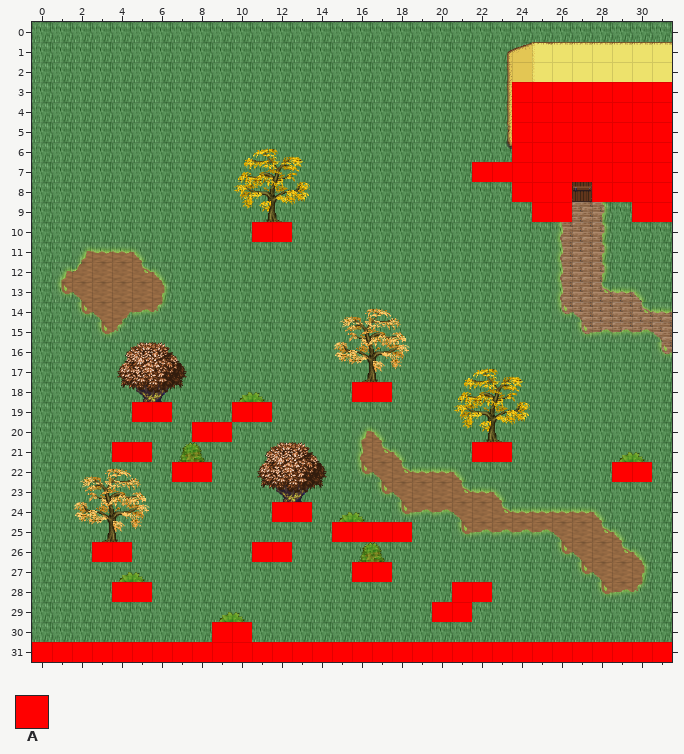
Level history. Tiled map: AndorsTrail/res/xml/level_0_deniran_river_se_x2_y0.tmx. The picture above is the old version.
Cells are 32x32 px. Shown: x 0..31, y 0..31.
Key: from "logic_collision": A 0.
_ is an empty cell.
Layers that did not change in this view are not listed.
Layer "Walkable" before, first column x 0:
 0 ________________________________
 1 ________________________________
 2 ________________________________
 3 ________________________AAAAAAAA
 4 ________________________AAAAAAAA
 5 ________________________AAAAAAAA
 6 ________________________AAAAAAAA
 7 ______________________AAAAAAAAAA
 8 ________________________AAA_AAAA
 9 _________________________AA___AA
10 ___________AA___________________
11 ________________________________
12 ________________________________
13 ________________________________
14 ________________________________
15 ________________________________
16 ________________________________
17 ________________________________
18 ________________AA______________
19 _____AA___AA____________________
20 ________AA______________________
21 ____AA________________AA________
22 _______AA____________________AA_
23 ________________________________
24 ____________AA__________________
25 _______________AAAA_____________
26 ___AA______AA___________________
27 ________________AA______________
28 ____AA_______________AA_________
29 ____________________AA__________
30 _________AA_____________________
31 AAAAAAAAAAAAAAAAAAAAAAAAAAAAAAAA
Now the later version:
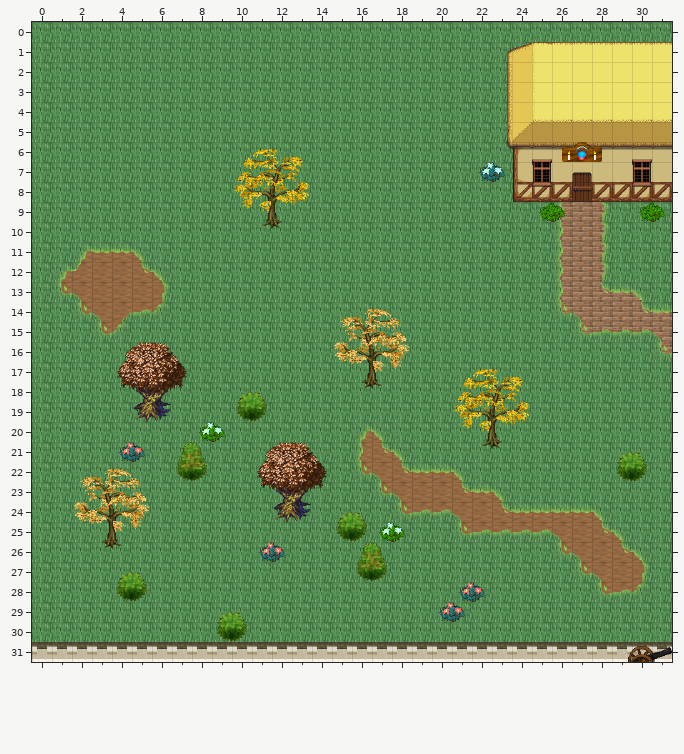
The edit:
{"where": "layer \"Walkable\" (now hidden)"}
{"y":3,"x":24,"old":"AAAAAAAA","new":"________"}
{"y":4,"x":24,"old":"AAAAAAAA","new":"________"}
{"y":5,"x":24,"old":"AAAAAAAA","new":"________"}
{"y":6,"x":24,"old":"AAAAAAAA","new":"________"}
{"y":7,"x":22,"old":"AAAAAAAAAA","new":"__________"}
{"y":8,"x":24,"old":"AAA","new":"___"}
{"y":8,"x":28,"old":"AAAA","new":"____"}
{"y":9,"x":25,"old":"AA","new":"__"}
{"y":9,"x":30,"old":"AA","new":"__"}
{"y":10,"x":11,"old":"AA","new":"__"}
{"y":18,"x":16,"old":"AA","new":"__"}
{"y":19,"x":5,"old":"AA","new":"__"}
{"y":19,"x":10,"old":"AA","new":"__"}
{"y":20,"x":8,"old":"AA","new":"__"}
{"y":21,"x":4,"old":"AA","new":"__"}
{"y":21,"x":22,"old":"AA","new":"__"}
{"y":22,"x":7,"old":"AA","new":"__"}
{"y":22,"x":29,"old":"AA","new":"__"}
{"y":24,"x":12,"old":"AA","new":"__"}
{"y":25,"x":15,"old":"AAAA","new":"____"}
{"y":26,"x":3,"old":"AA","new":"__"}
{"y":26,"x":11,"old":"AA","new":"__"}
{"y":27,"x":16,"old":"AA","new":"__"}
{"y":28,"x":4,"old":"AA","new":"__"}
{"y":28,"x":21,"old":"AA","new":"__"}
{"y":29,"x":20,"old":"AA","new":"__"}
{"y":30,"x":9,"old":"AA","new":"__"}
{"y":31,"x":0,"old":"AAAAAAAAAAAAAAAAAAAAAAAAAAAAAAAA","new":"________________________________"}
